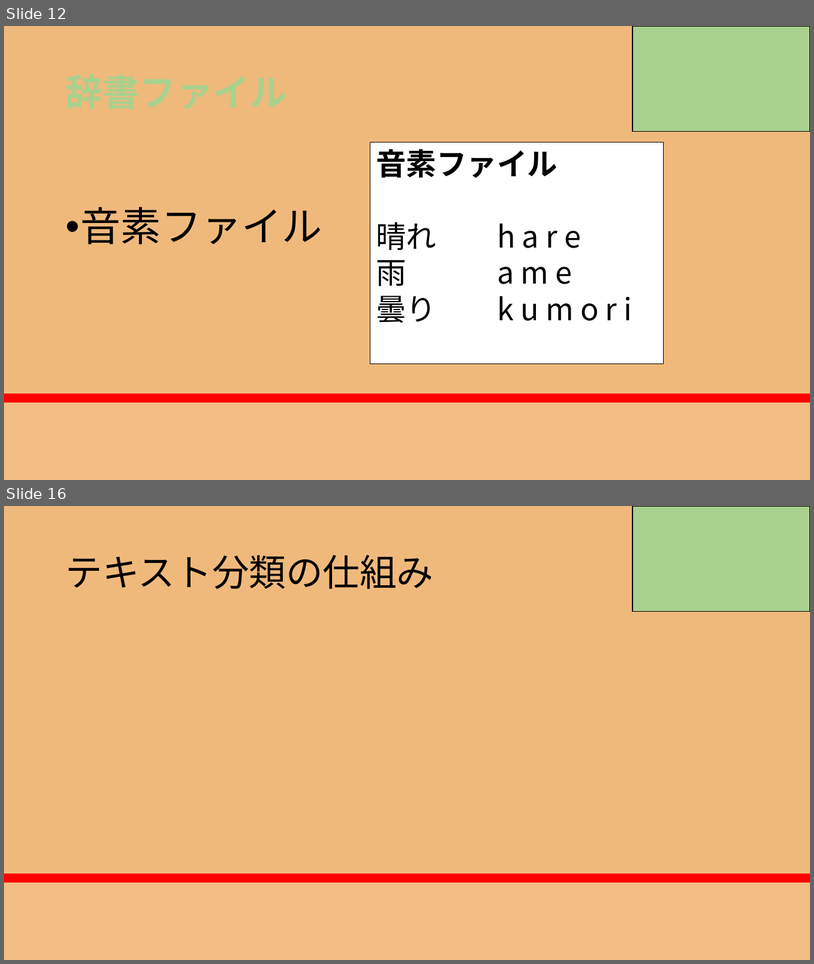
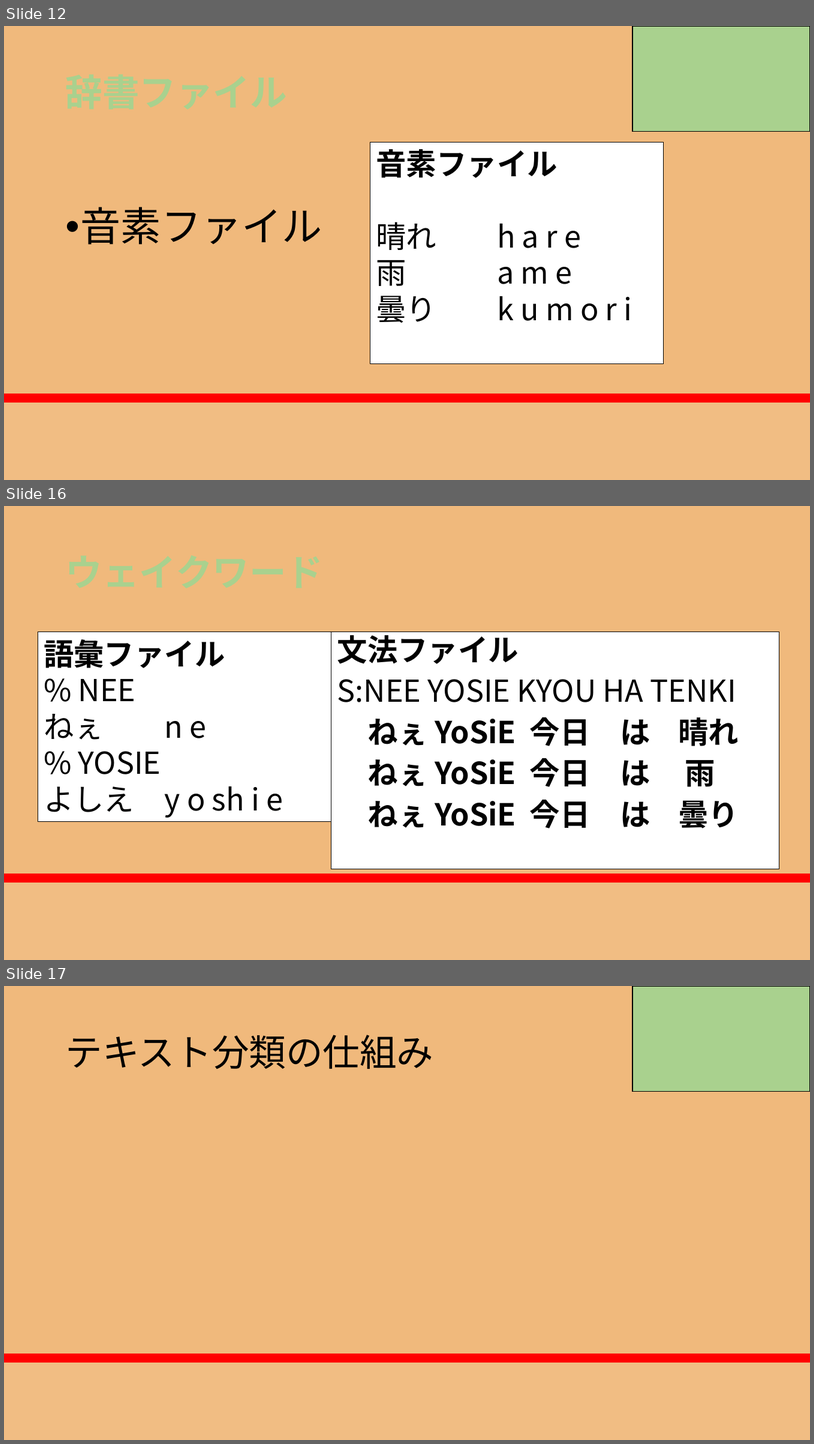
Before and after one commit to RikiishiSuzunosuke/AIspeaker_yosie, a slide deck: presentation/AIスピーカー開発_3_main.pptx. Shown one above the other, each under a label of ours: slides 12 and 16 before the commit, slides 12, 16 and 17 after it; the slides between them are not shown. The pictures are 814x964 and 814x1444 pixels, drawn with LibreOffice and Linux fonts; fonts in the diff are those of the drawing. Boxes give left, top, right and bottom in pixels: in the first picture for what was removed or moved away, otherwise in the second. Text is boxed around its words. In the diff, an @@ line names an element or a change of style, - is before the commit and + after.

```diff
--- a/presentation/AIスピーカー開発_3_main.pptx
+++ b/presentation/AIスピーカー開発_3_main.pptx
@@ slide 16 added at (4,506,810,960), background gradient #F0B97C to #FF0000 to #F86446 to #F1BD83 @@
@@ rectangle added at (38,632,332,821), fill #FFFFFF, outline #000000 0.75 pt, 36 pt, text #000000 @@
+語彙ファイル
+% NEE
+ねぇ n e
+% YOSIE
+よしえ y o sh i e
@@ text added at (331,632,780,875), fill #FFFFFF, outline #000000 0.75 pt, 36 pt, text #000000, bold @@
+文法ファイル
+S:NEE YOSIE KYOU HA TENKI
+ねぇ YoSiE 今日 は 晴れ
+ねぇ YoSiE 今日 は 雨
+ねぇ YoSiE 今日 は 曇り
@@ what was slide 16 is now slide 17 @@
```
Also in this commit, not shown: 10 slides changed, 5 other slides added, 4 other files.
